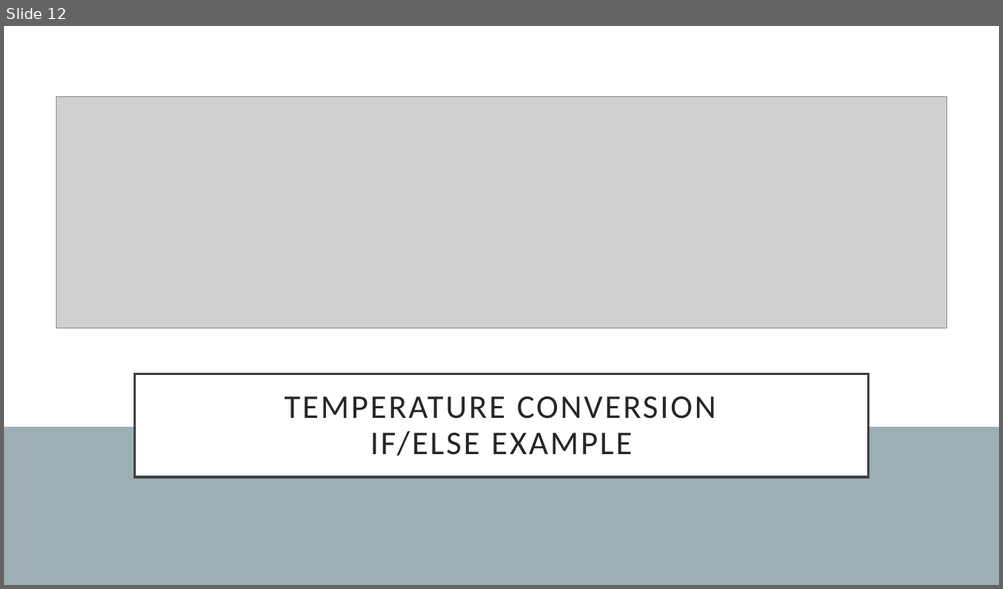
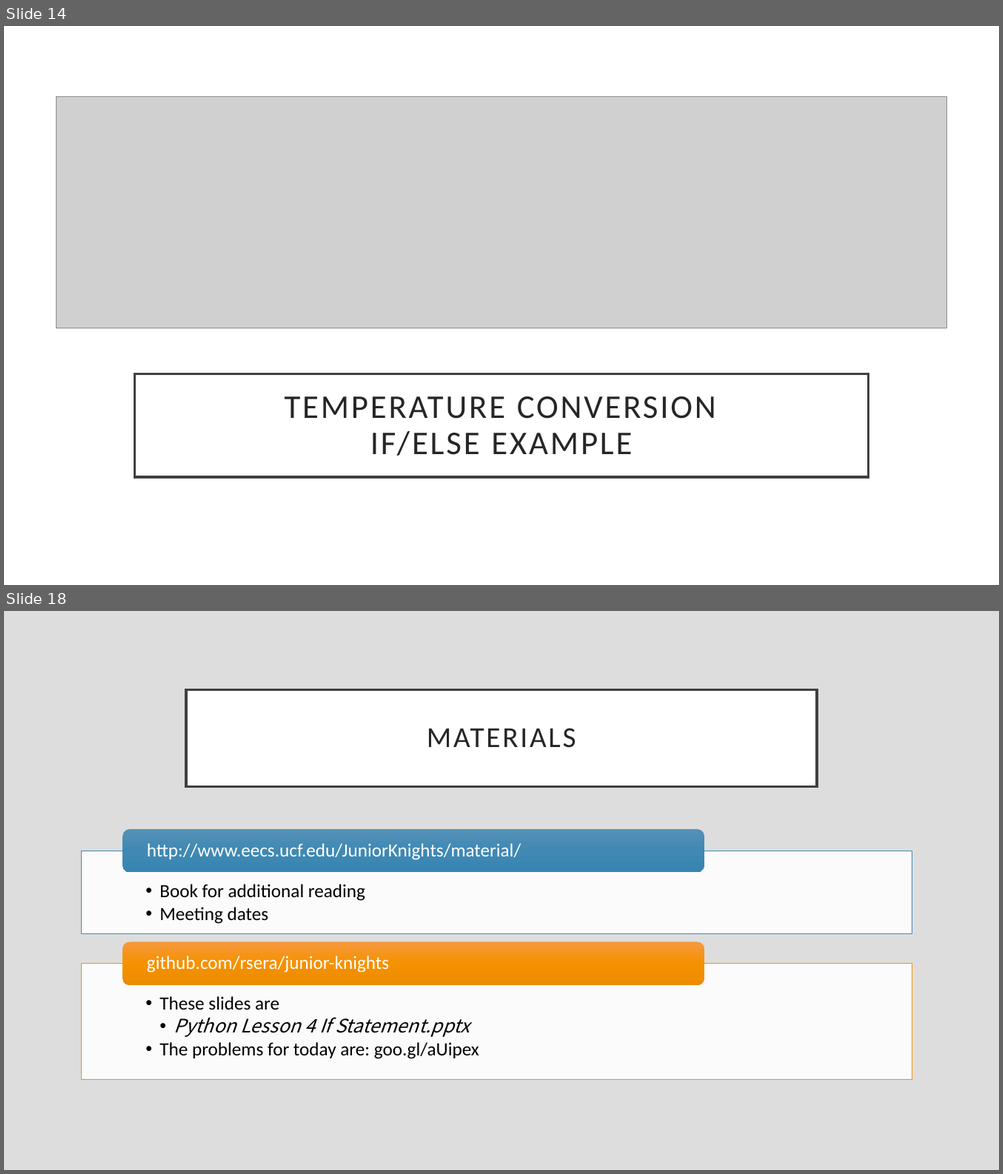
Before and after one commit to rsera/Junior-Knights, a slide deck: Python Lesson 4 If Statement.pptx. Shown one above the other, each under a label of ours: slide 12 before the commit, slides 14 and 18 after it; the slides between them are not shown. The pictures are 1003x589 and 1003x1174 pixels, drawn with LibreOffice and Linux fonts; fonts in the diff are those of the drawing; grey boxes stand for pictures. Boxes give left, top, right and bottom in pixels: in the first picture for what was removed or moved away, otherwise in the second. Text is boxed around its words. In the diff, an @@ line names an element or a change of style, - is before the commit and + after.

```diff
--- a/Python Lesson 4 If Statement.pptx
+++ b/Python Lesson 4 If Statement.pptx
@@ slide 18 added at box(4, 611, 999, 1170), background #DDDDDD @@
@@ title added at box(186, 689, 817, 786), fill #FFFFFF, outline #404040 2.5 pt, 28 pt, text #262626 @@
+MATERIALS
@@ group added at box(82, 829, 912, 1079): 4 texts, 2 rectangles, 2 rounded rectangles @@
+  • Book for additional reading
+  • Meeting dates
+http://www.eecs.ucf.edu/JuniorKnights/material/
+  • These slides are
+    • Python Lesson 4 If Statement.pptx
+  • The problems for today are: goo.gl/aUipex
+github.com/rsera/junior-knights
@@ what was slide 12 is now slide 14 @@
@@ slide 14 changed as well @@
@@ rectangle removed at box(4, 427, 999, 585) @@
```
Also in this commit, not shown: 14 other slides changed, 2 other slides added, 2 other files.
